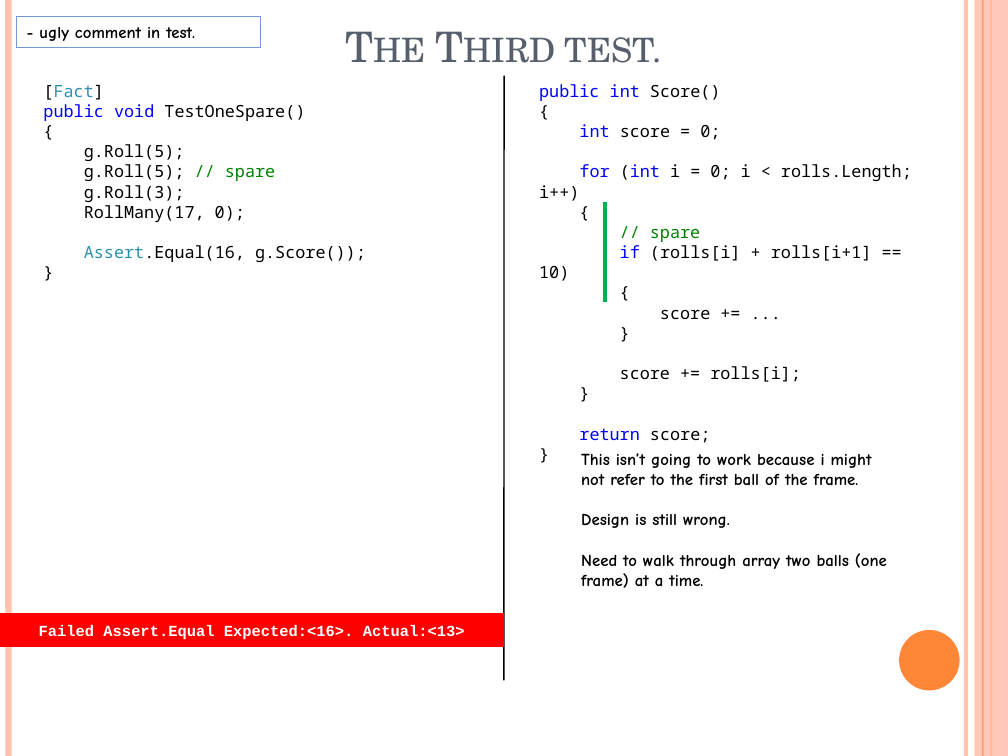
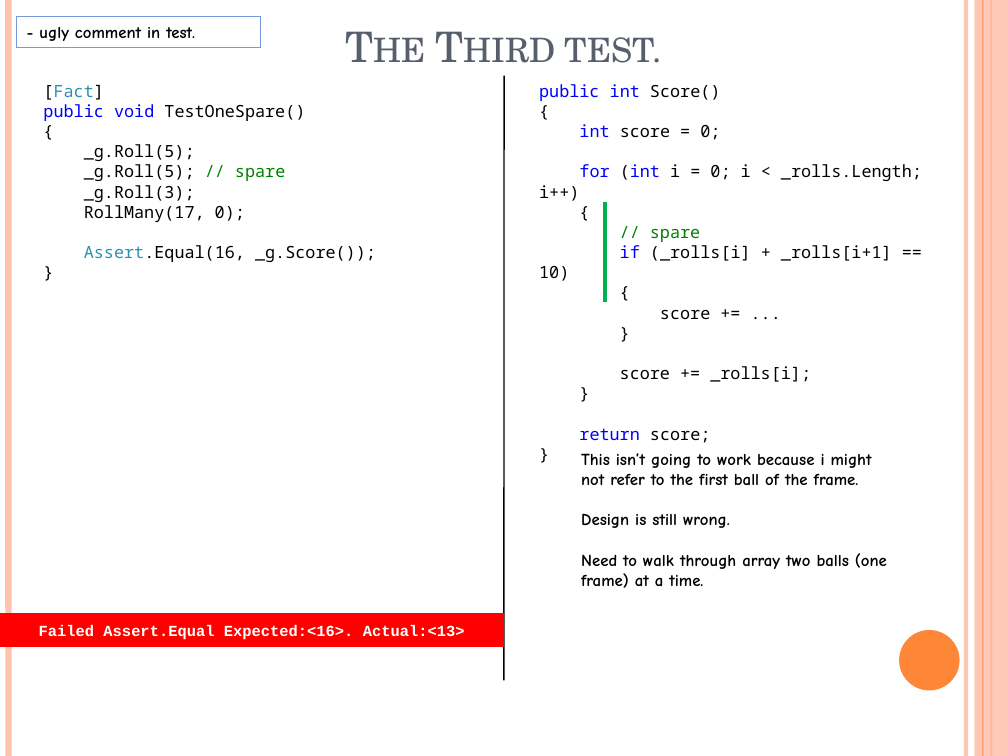
Before and after one commit to nielsruys/workshop-unit-testing, a slide deck: slide 34 of TDD/BowlingGameKata.pptx. Drawn at 1008x756 pixels with LibreOffice and Linux fonts; fonts in the diff are those of the drawing; background and template pictures are left out. Boxes give left, top, right and bottom in pixels: in the first picture for what was removed or moved away, otherwise in the second. Text is boxed around its words. In the diff, an @@ line names an element or a change of style, - is before the commit and + after.

```diff
--- a/TDD/BowlingGameKata.pptx
+++ b/TDD/BowlingGameKata.pptx
@@ text at box(84, 144, 285, 202): text changed @@
-g.Roll(5);
-g.Roll(5); // spare
-g.Roll(3);
+_g.Roll(5);
+_g.Roll(5); // spare
+_g.Roll(3);
@@ text at box(579, 164, 922, 181): text changed @@
-for (int i = 0; i < rolls.Length; i++)
+for (int i = 0; i < _rolls.Length; i++)
@@ text at box(84, 245, 376, 262): text changed @@
-Assert.Equal(16, g.Score());
+Assert.Equal(16, _g.Score());
@@ text at box(620, 245, 892, 261): text changed @@
-if (rolls[i] + rolls[i+1] == 10)
+if (_rolls[i] + _rolls[i+1] == 10)
@@ text at box(620, 366, 811, 382): text changed @@
-score += rolls[i];
+score += _rolls[i];
```
Also in this commit, not shown: 30 other slides changed, 5 other files.
